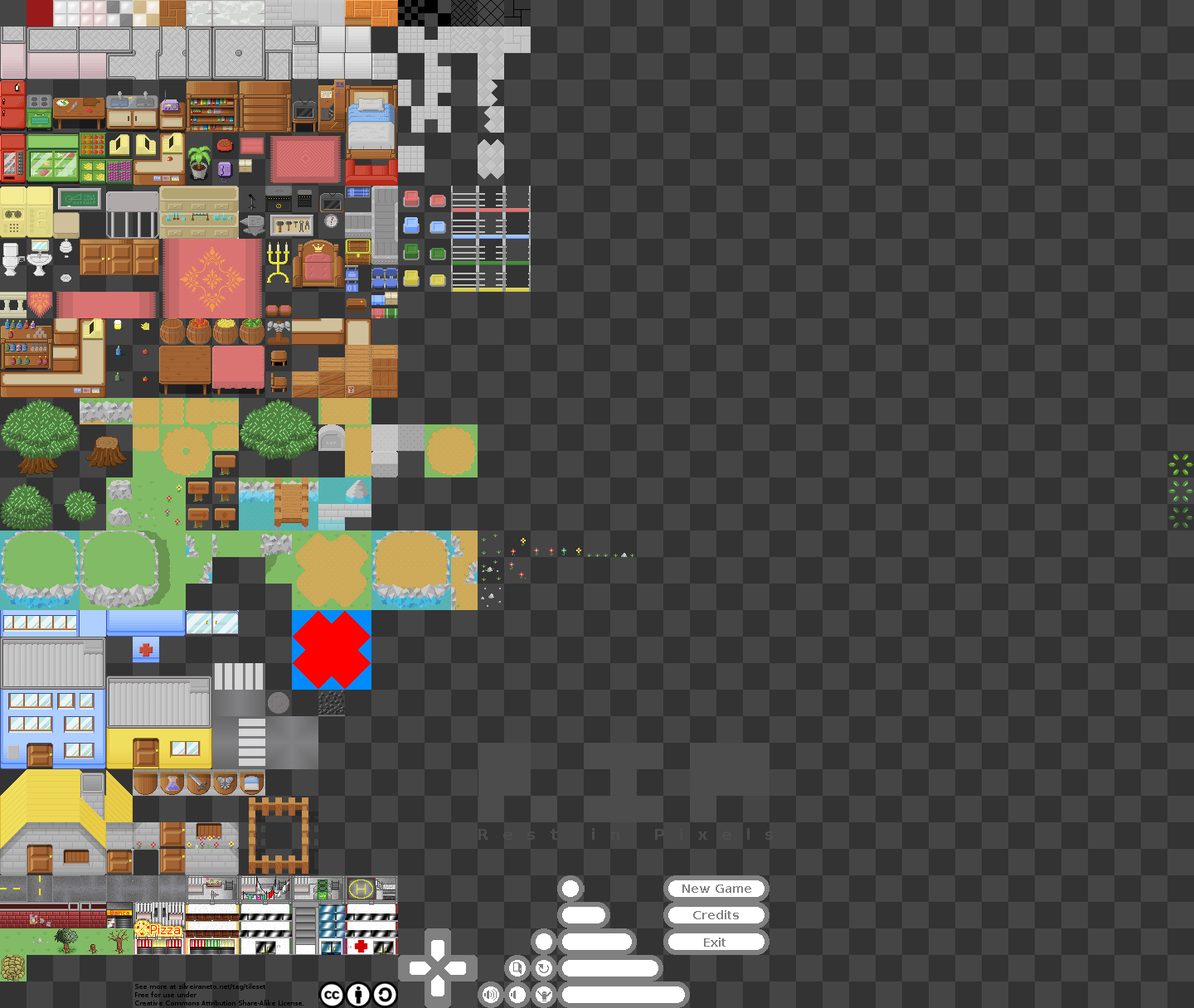
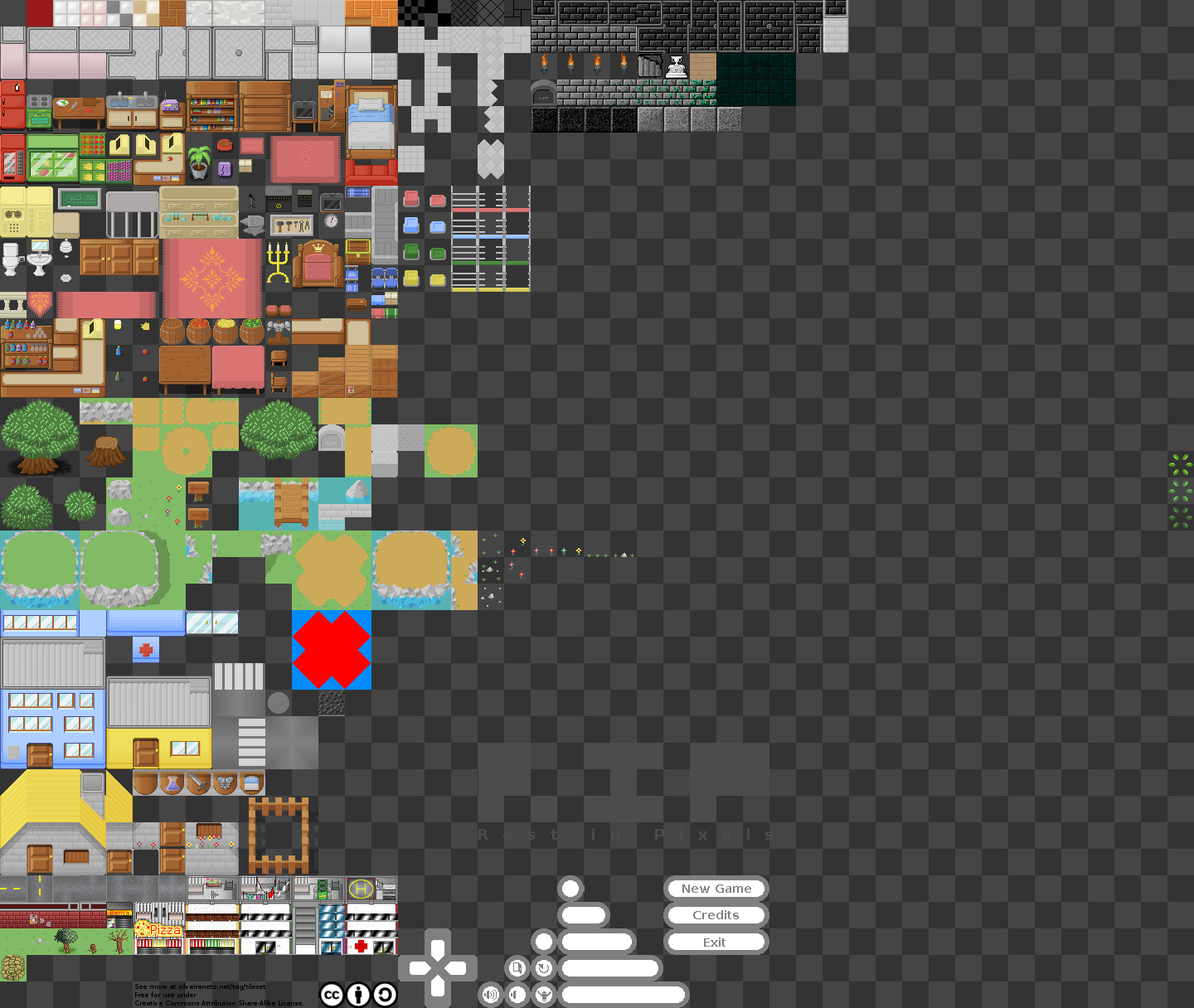
Before/after of a 1194 × 1008 layered artwork. What changed in the layer stack:
painted on "Background" over (5, 0, 849, 529)
